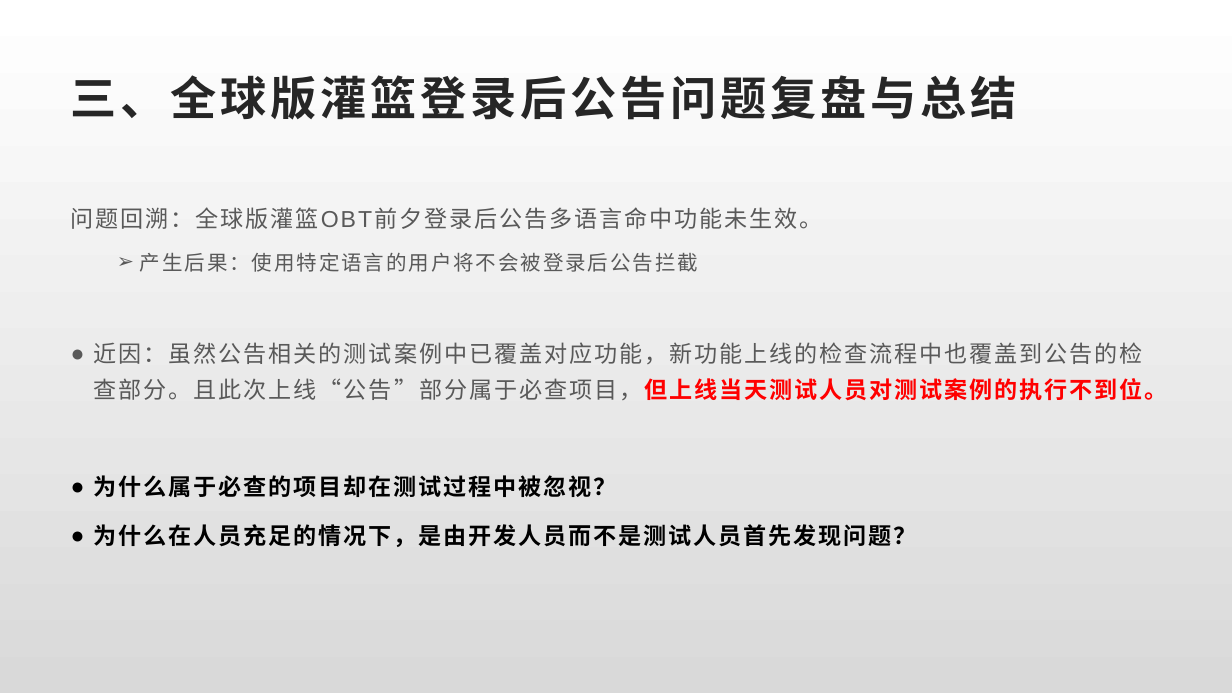
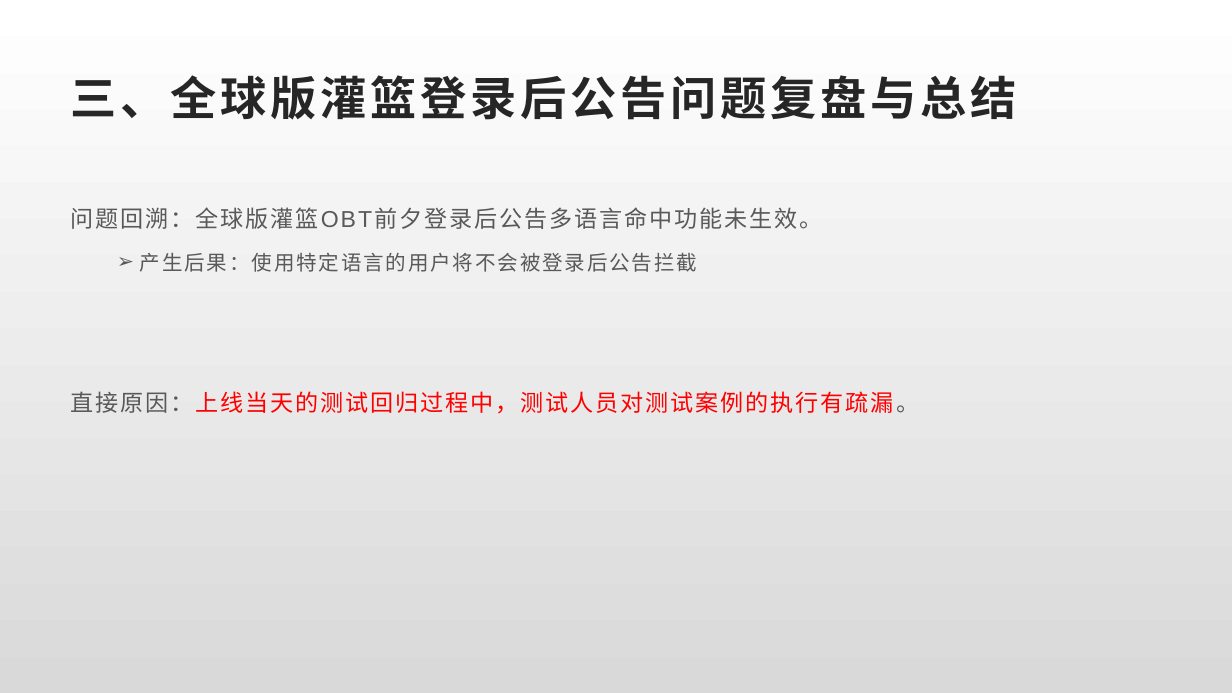
Before and after one commit to Rexixe1993/JavaScriptLesson, a slide deck: slide 8 of 全球版灌篮OBT复盘总结.pptx. Drawn at 1232x693 pixels with LibreOffice and Linux fonts; fonts in the diff are those of the drawing. Boxes give left, top, right and bottom in pixels: in the first picture for what was removed or moved away, otherwise in the second. Text is boxed around its words. In the diff, an @@ line names an element or a change of style, - is before the commit and + after.

Commit message:
第三部分初稿完成

```diff
--- a/全球版灌篮OBT复盘总结.pptx
+++ b/全球版灌篮OBT复盘总结.pptx
@@ text at box(71, 391, 919, 414): text changed; text colour #595959 to #FF0000; bold off @@
-● 近因：虽然公告相关的测试案例中已覆盖对应功能，新功能上线的检查流程中也覆盖到公告的检查部分。且此次上线“公告”部分属于必查项目，但上线当天测试人员对测试案例的执行不到位。
-● 为什么属于必查的项目却在测试过程中被忽视？
-● 为什么在人员充足的情况下，是由开发人员而不是测试人员首先发现问题？
+直接原因：上线当天的测试回归过程中，测试人员对测试案例的执行有疏漏。
```
Also in this commit, not shown: 2 other slides changed, 4 slides added, 2 slides removed.
